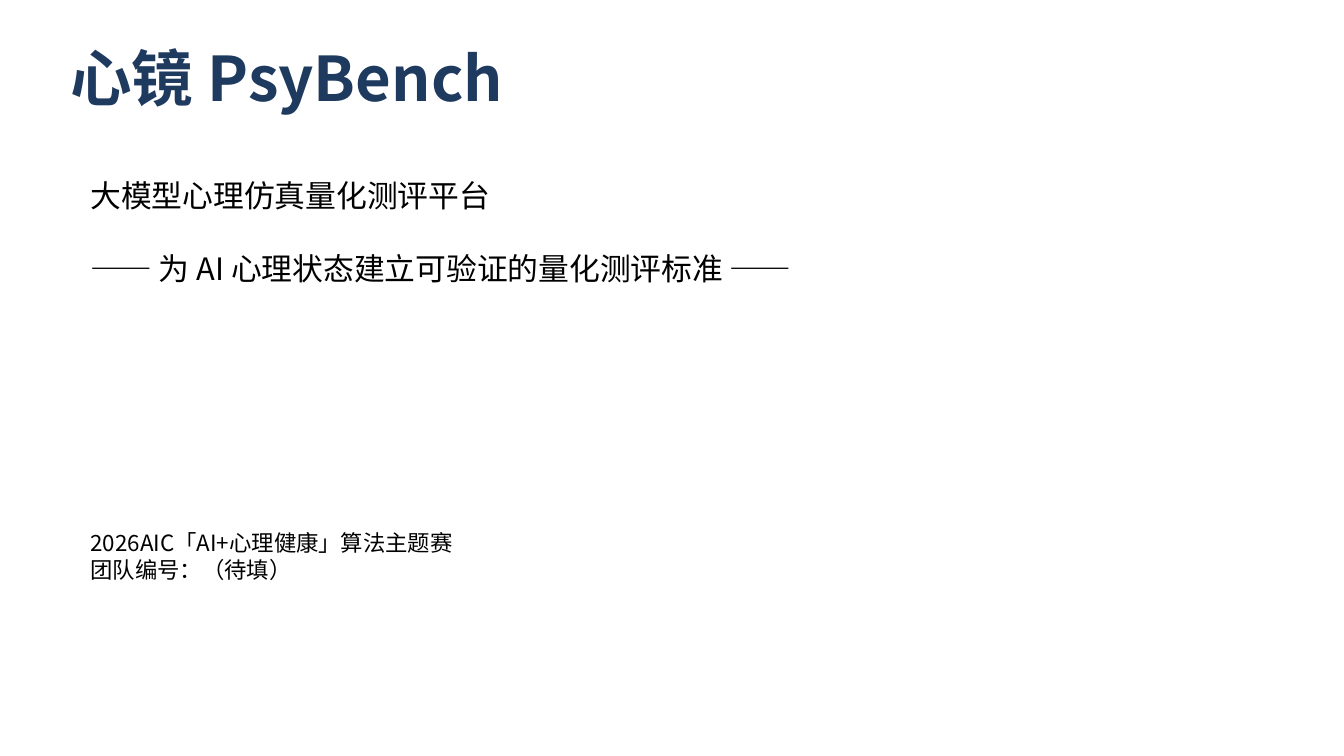
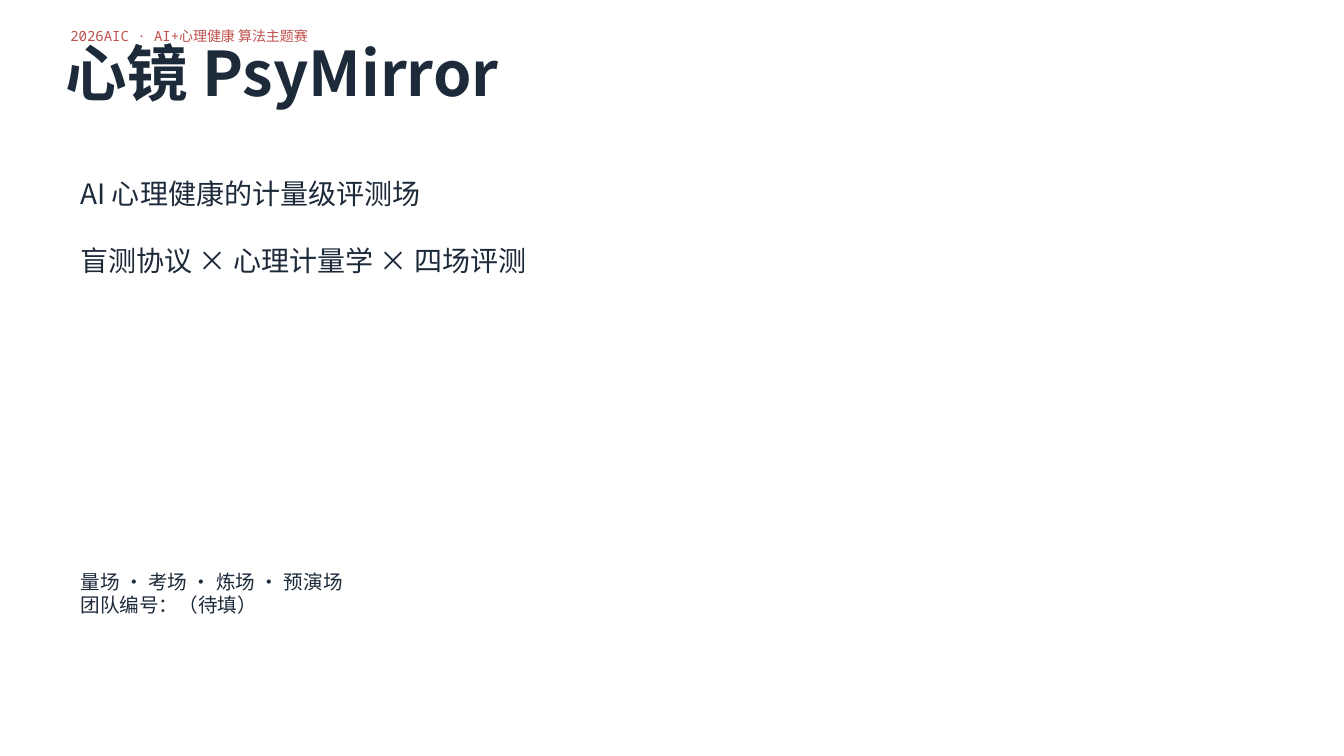
Before and after one commit to lizhong0525/Hardmind, a slide deck: slide 1 of docs/答辩PPT_心镜.pptx. Drawn at 1344x756 pixels with LibreOffice and Linux fonts; fonts in the diff are those of the drawing. Boxes give left, top, right and bottom in pixels: in the first picture for what was removed or moved away, otherwise in the second. Text is boxed around its words. In the diff, an @@ line names an element or a change of style, - is before the commit and + after.

```diff
--- a/docs/答辩PPT_心镜.pptx
+++ b/docs/答辩PPT_心镜.pptx
@@ text added at (70, 29, 308, 45), 10 pt, text #C0504D @@
+2026AIC · AI+心理健康 算法主题赛
@@ text at (65, 33, 499, 110): text changed; text colour #1F3A5F to #1D2A3A @@
-心镜 PsyBench
+心镜 PsyMirror
@@ text at (80, 180, 526, 274): text changed; size 16 to 20 pt; text colour #000000 to #1D2A3A @@
-2026AIC「AI+心理健康」算法主题赛
-团队编号：（待填）
+AI 心理健康的计量级评测场
+盲测协议 × 心理计量学 × 四场评测
@@ text removed at (91, 181, 723, 283) @@
-大模型心理仿真量化测评平台
-—— 为 AI 心理状态建立可验证的量化测评标准 ——
@@ text added at (80, 572, 343, 614), 14 pt, text #1D2A3A @@
+量场 · 考场 · 炼场 · 预演场
+团队编号：（待填）
```
Also in this commit, not shown: 5 other slides changed, 6 slides added, 6 slides removed, 33 other files.
